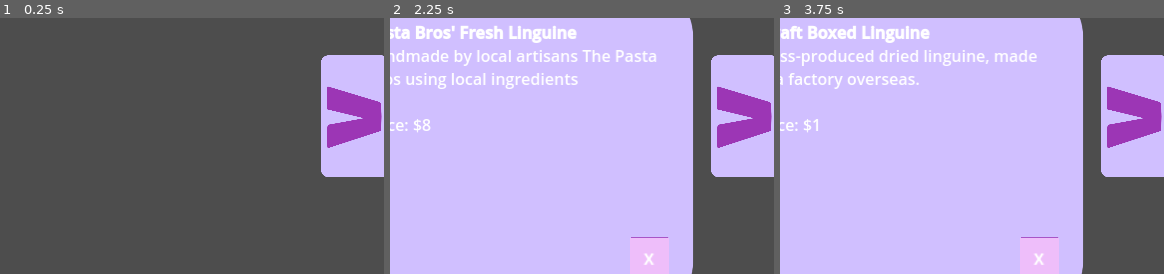
Above: before the commit, frames 1-3 (left to right).
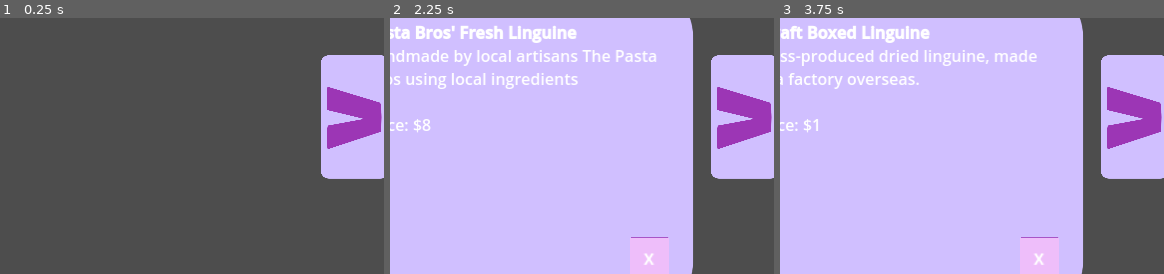
Above: after the commit, the same moments.

Repository: suaviloquence/green-hearts
Game: Godot game, scene res://ShoppingMinigame.tscn
Same seed, same stepped clock (60 frames per second), same inputs: the game is played once before the commit and once after it. This scene is started directly instead of the project's main scene.
Inputs (mouse positions are % of the whole screen's width and height, from its top left):
- Up to frame 1 (0.25 s): no input
- Up to frame 2 (2.25 s): tap Enter at 0.5, 2 s; move the mouse to (38, 50) at 0.52 s; press the mouse at (38, 50) at 0.53 s; tap Space at 1.25 s; move the mouse to (96, 50) at 1.27 s; release the mouse at (96, 50) at 1.28 s; click (96, 50) at 1.35 s; move the mouse to (48, 19) at 2.02 s; press the mouse at (48, 19) at 2.03 s
- Up to frame 3 (3.75 s): release the mouse at (48, 19) at 2.75 s; click "x" at 2.75 s; tap Space at 3.5 s; move the mouse to (60, 19) at 3.52 s; click (60, 19) at 3.6 s
The pictures show only the part of the screen within x 50-100%, y 31-81%; the shares and areas given below are measured in that part.

The runs differ from the first frame. In frame 1, 0.3% of the frame differs, in the area x 83-100%, y 14-63%; in frame 2, 0.3%; in frame 3, 0.3%.

Commit message:
add scamps

Diff:
--- a/ShoppingMinigame.tscn
+++ b/ShoppingMinigame.tscn
@@ -124,7 +124,7 @@
 offset_right = 184.0
 offset_bottom = 64.0
 rotation = 1.5708
-scale = Vector2(1.00267, 1.00855)
+scale = Vector2(1.01347, 1.00855)
 texture = ExtResource("3_6sf34")
 expand_mode = 1
 flip_v = true
Binary file added: store/bad scamp.png
Binary file added: store/good scamp.png
